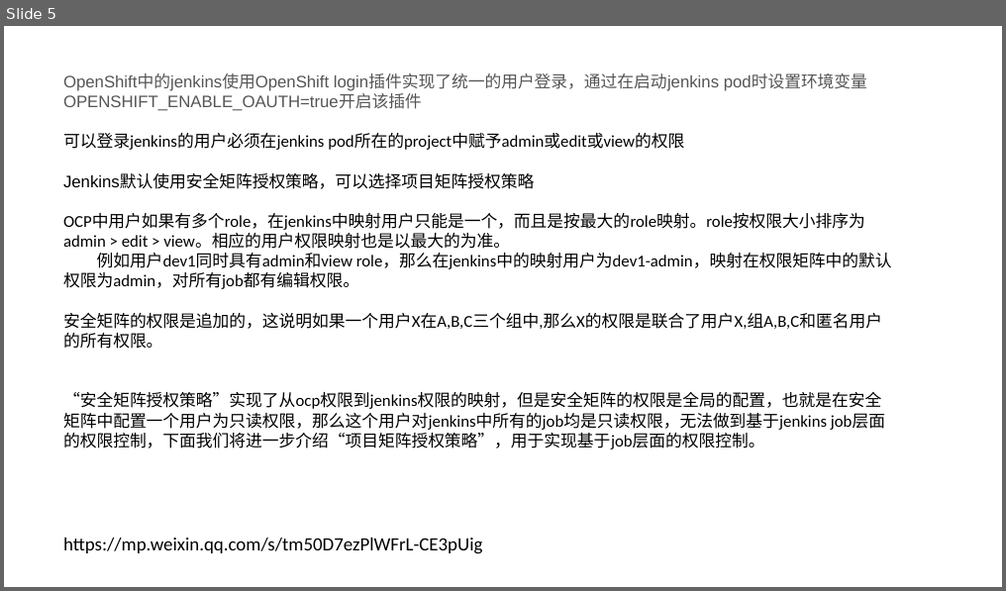
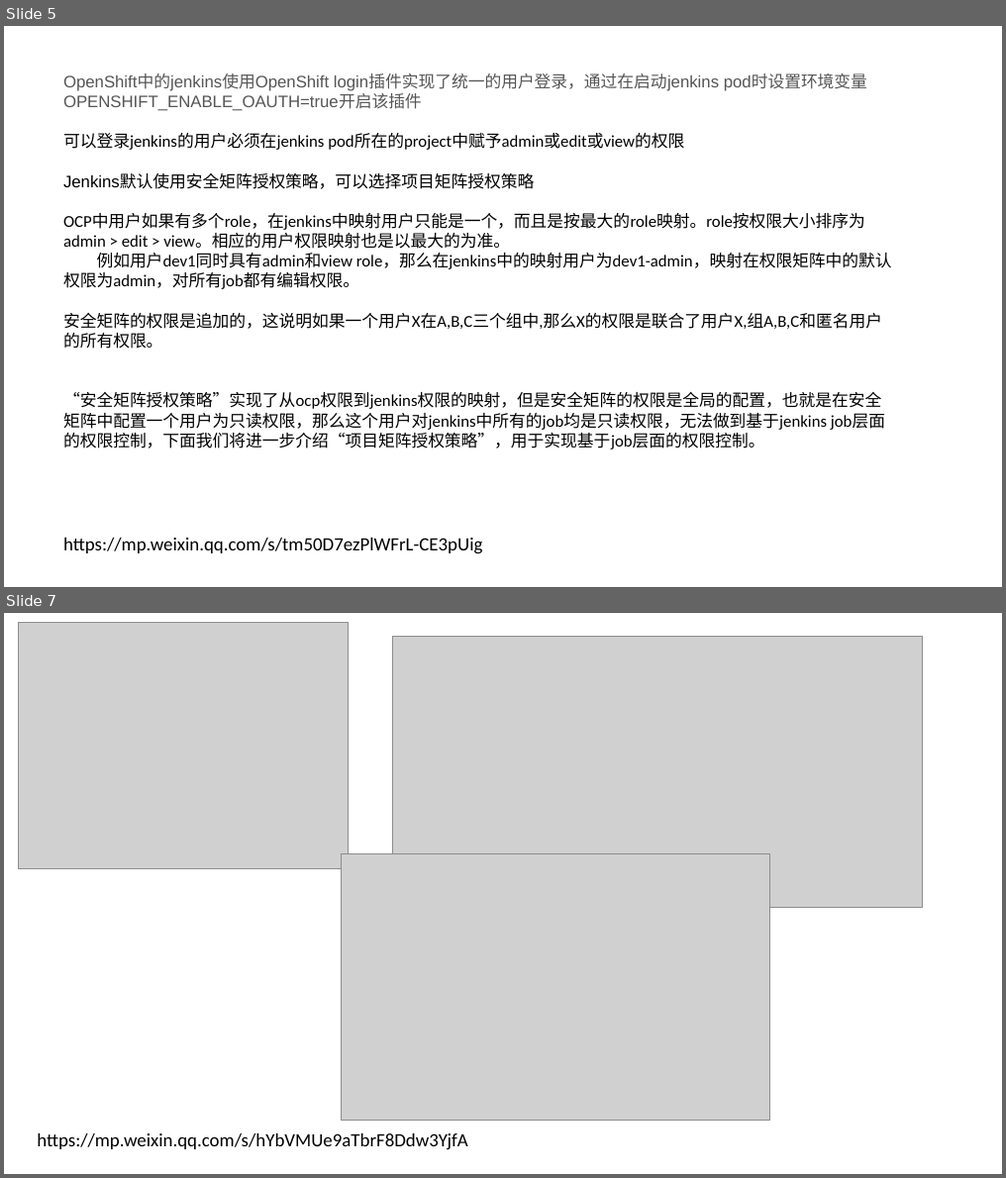
Before and after one commit to majorinche/jiagou, a slide deck: 201903.pptx. Shown one above the other, each under a label of ours: slide 5 before the commit, slides 5 and 7 after it; the slides between them are not shown. The pictures are 1006x591 and 1006x1178 pixels, drawn with LibreOffice and Linux fonts; fonts in the diff are those of the drawing; grey boxes stand for pictures. Boxes give left, top, right and bottom in pixels: in the first picture for what was removed or moved away, otherwise in the second. Text is boxed around its words. In the diff, an @@ line names an element or a change of style, - is before the commit and + after.

```diff
--- a/201903.pptx
+++ b/201903.pptx
@@ slide 7 added at box(4, 613, 1002, 1174), background #FFFFFF @@
@@ picture added at box(18, 622, 348, 869) @@
@@ picture added at box(392, 636, 922, 908) @@
@@ picture added at box(342, 854, 770, 1121) @@
@@ text added at box(37, 1134, 468, 1151), 18 pt, text #000000 @@
+https://mp.weixin.qq.com/s/hYbVMUe9aTbrF8Ddw3YjfA
```
Also in this commit, not shown: 3 other slides added, 1 slide removed.
